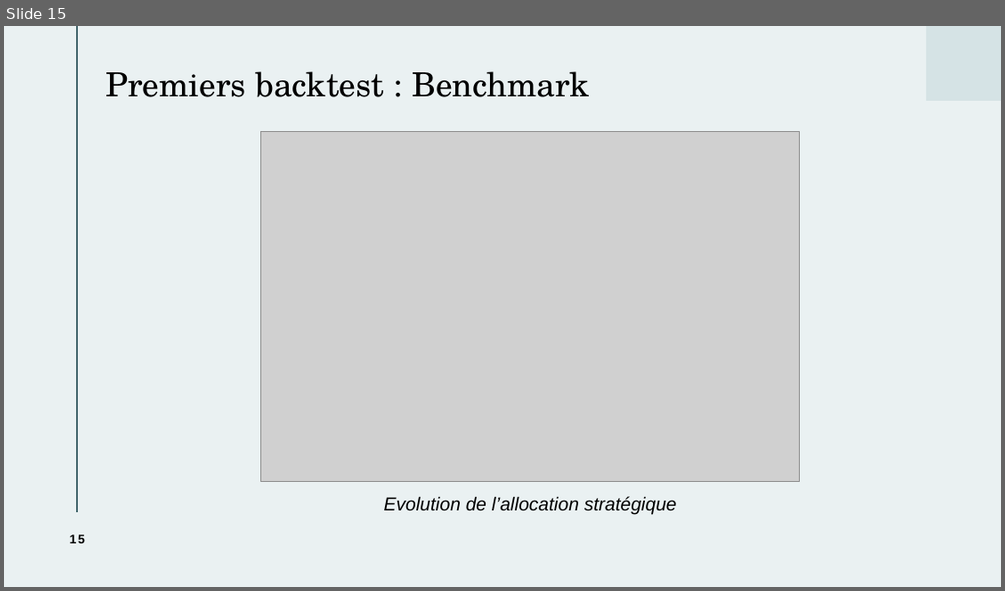
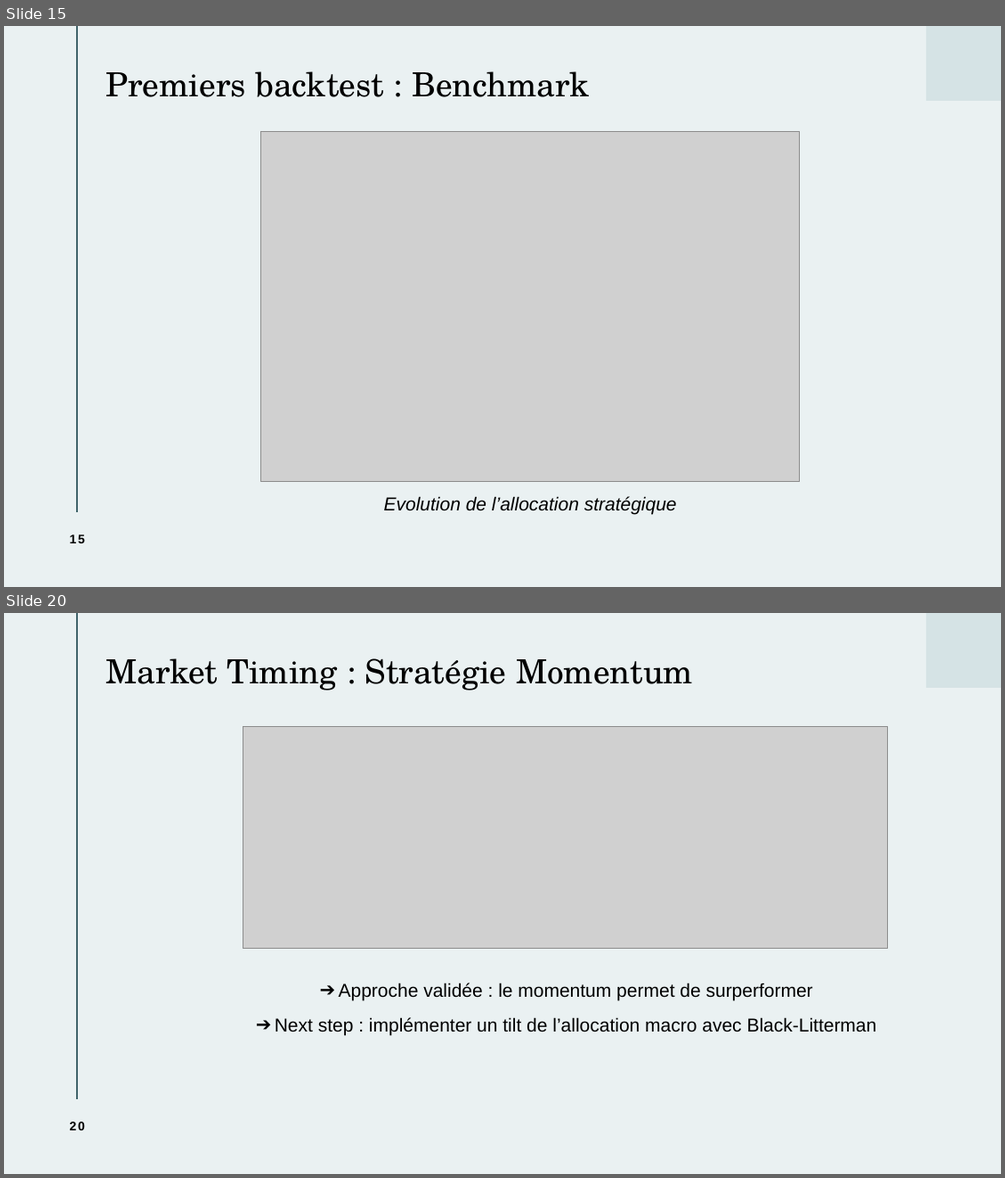
Before and after one commit to baptistedfr/Cross-Assets-Solutions, a slide deck: Solution d'investissement présentation.pptx. Shown one above the other, each under a label of ours: slide 15 before the commit, slides 15 and 20 after it; the slides between them are not shown. The pictures are 1005x591 and 1005x1178 pixels, drawn with LibreOffice and Linux fonts; fonts in the diff are those of the drawing; grey boxes stand for pictures. Boxes give left, top, right and bottom in pixels: in the first picture for what was removed or moved away, otherwise in the second. Text is boxed around its words. In the diff, an @@ line names an element or a change of style, - is before the commit and + after.

```diff
--- a/Solution d'investissement présentation.pptx
+++ b/Solution d'investissement présentation.pptx
@@ slide 20 added at (4, 613, 1001, 1174), background #EAF1F2; not listed: 2 template elements that a slide beside it also shows @@
@@ title added at (105, 658, 693, 690), 32 pt, text #000000 @@
+Market Timing : Stratégie Momentum
@@ picture added at (243, 727, 887, 949) @@
@@ text added at (275, 982, 877, 1036), 18 pt, text #000000 @@
+➔ Approche validée : le momentum permet de surperformer
+➔ Next step : implémenter un tilt de l’allocation macro avec Black-Litterman
@@ page number added at (70, 1121, 85, 1130), 12 pt, text #000000, bold @@
+20
```
Also in this commit, not shown: 4 other slides added.
